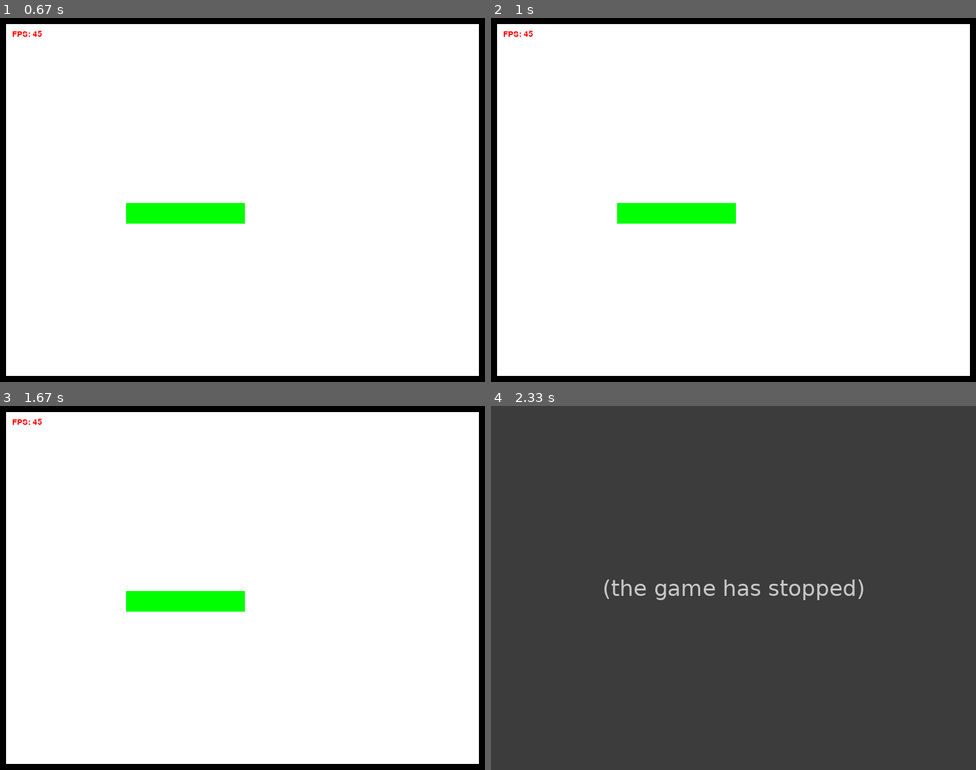
Above: before the commit, frames 1-4 (two rows, left to right).
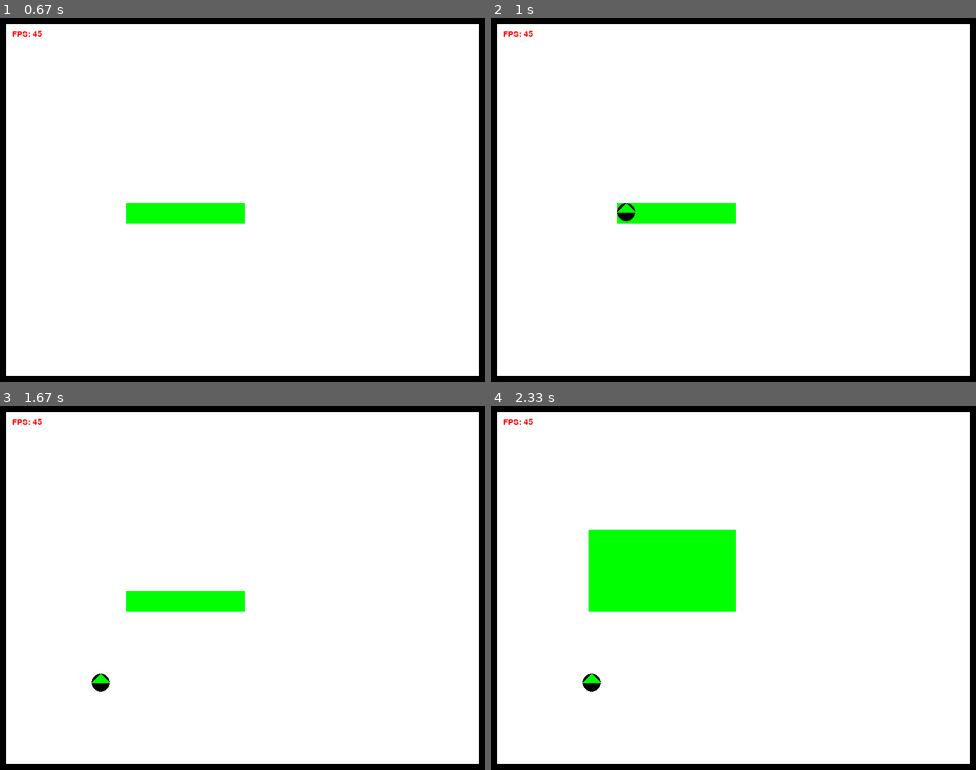
Above: after the commit, the same moments.

Repository: StatueFungus/VacuumCleanerSim
Game: pygame game, started from VacuumCleanerSim.py
The game is run twice, just before and just after one commit, with the same random seed, the same clock (stepped at 60 frames per second) and the same inputs.
Inputs (mouse positions are in pixels of both pictures, inside the frame that each line leads up to):
- Up to frame 1 (0.67 s): press the mouse at (242, 221) at 0.37 s; move the mouse to (184, 214) at 0.47 s; release the mouse at (126, 203) at 0.6 s
- Up to frame 2 (1 s): hold R from 0.67 s (still down); move the mouse to (583, 287) at 0.7 s
- Up to frame 3 (1.67 s): release R at 1.13 s; hold R 1.17-1.63 s; move the mouse to (145, 456) at 1.2 s
- Up to frame 4 (2.33 s): press the mouse at (733, 609) at 1.7 s; move the mouse to (660, 569) at 1.8 s; release the mouse at (588, 529) at 1.93 s; tap M at 2 s

Frame 1 is identical in both runs. In frame 2, less than 0.1% of the frame differs, in the area x 26-30%, y 50-56%; in frame 3, 0.1%; in frame 4, 100%, in the area x 0-100%, y 0-100%.
Error before the commit: AttributeError: 'NoneType' object has no attribute 'type' (RoomEnvironment.py line 20); the game stopped at 2 s (later frames are placeholders)

Commit message:
robot can be placed

Diff:
--- a/RoomEnvironment.py
+++ b/RoomEnvironment.py
@@ -1,6 +1,8 @@
 from events.EventType import EventType
 from events.ObstacleAdded import ObstacleAdded
+from events.RobotPlaced import RobotPlaced
 from sprite.Obstacle import Obstacle
+from sprite.Robot import Robot
 from utils.colorUtils import GREEN
 
 
@@ -16,9 +18,17 @@
 
         self.initialize_walls()
 
-    def update(self, event):
-        if event.type == EventType.OBSTACLE_DRAWN:
-            return self.handle_drawn_obstacle(event.drawn_obstacle)
+    def update(self, events):
+        new_events = []
+
+        for event in events:
+            if event is not None:
+                if event.type == EventType.OBSTACLE_DRAWN:
+                    new_events.append(self.handle_drawn_obstacle(event.drawn_obstacle))
+                if event.type == EventType.ROBOT_DRAWN:
+                    new_events.append(self.handle_drawn_robot(event.drawn_robot))
+
+        return new_events
 
     def initialize_walls(self):
         self.walls.append(Obstacle(0, 0, self.width, self.tile_size))
@@ -66,3 +76,15 @@
         # return ObstacleAdded event with clipped obstacle
         new_obstacle = Obstacle(x, y, width, height, GREEN)
         return ObstacleAdded(new_obstacle)
+
+    def handle_drawn_robot(self, robot):
+        x, y, diameter = robot[0], robot[1], robot[2]
+
+        if self.robot is not None:
+            self.robot.rect.x = x
+            self.robot.rect.y = y
+            return RobotPlaced(self.robot)
+
+        new_robot = Robot(x, y, diameter)
+        self.robot = new_robot
+        return RobotPlaced(new_robot)
--- a/VacuumCleanerSim.py
+++ b/VacuumCleanerSim.py
@@ -8,6 +8,7 @@
 from RoomEnvironment import RoomEnvironment
 from Visualizer import Visualizer
 from algorithm.AbstractCleaningAlgorithm import BaseCleaningAlgorithm
+from events.EventType import EventType
 from utils.Runmode import Runmode
 from utils.confUtils import CONF as conf
 from utils.confUtils import LOG as log
@@ -36,28 +37,24 @@
 
             new_events = []
             if self.run_mode == Runmode.BUILD:
-                obstacle_drawn_event = self.visualizer.get_obstacle_added_event()
-
-                if obstacle_drawn_event is not None:
-                    log.error(obstacle_drawn_event.drawn_obstacle)
-                    obstacle_added_event = self.environment.update(obstacle_drawn_event)
-                    if obstacle_added_event is not None:
-                        new_events.append(obstacle_added_event)
+                draw_events = self.visualizer.get_draw_events()
+                env_events = self.environment.update(draw_events)
+                new_events.extend(env_events)
 
                 self.visualizer.update(pygame_events=pygame_events, sim_events=new_events)
 
             elif self.run_mode == Runmode.SIM:
                 # get configuration change events from algorithm. It does not affect the environment directly
                 configuration_events = self.algorithm.update(self.environment)
-                new_events.append(configuration_events)
+                new_events.extend(configuration_events)
 
                 # apply configuration change event to the environment
                 # and retrieve environment changes like covered tiles
                 environment_events = self.environment.update(configuration_events)
-                new_events.append(environment_events)
+                new_events.extend(environment_events)
 
                 # update the visualizer with all new events
-                self.visualizer.update(new_events)
+                self.visualizer.update(sim_events=new_events)
 
             # save all events into the event stream. this could be useful for re-simulating ...
             self.event_stream.append(new_events)
--- a/Visualizer.py
+++ b/Visualizer.py
@@ -3,6 +3,7 @@
 
 from events.EventType import EventType
 from events.ObstacleDrawn import ObstacleDrawn
+from events.RobotDrawn import RobotDrawn
 from utils.Runmode import Runmode
 from utils.colorUtils import *
 from utils.confUtils import LOG as log
@@ -25,6 +26,9 @@
         self.tile_group = pygame.sprite.Group()
         # self.tile_group.add(env.tiles)
 
+        self.robot = None
+        self.robot_group = pygame.sprite.Group()
+
         self.wall_group = pygame.sprite.Group()
         self.wall_group.add(env.walls)
 
@@ -37,6 +41,9 @@
         self.temp_rectangle = None
         self.new_rectangle = None
 
+        # --- Temp robot tuple ---
+        self.temp_robot = None
+
     def update(self, sim_events=None, pygame_events=None):
         if sim_events is not None and len(sim_events) != 0:
             self.handle_sim_events(sim_events)
@@ -45,16 +52,13 @@
 
         self.draw()
 
-    def handle_sim_events(self, events):
-        for event in events:
-            if event.type == EventType.OBSTACLE_ADDED:
-                log.error("Add Obstacle")
-                self.obstacle_group.add(event.new_obstacle)
-            if event.type == EventType.TILE_COVERED:
-                self.tile_group.add(event.tile)
-
     def handle_pygame_events(self, events):
         for event in events:
+            if event.type == pygame.KEYDOWN:
+                if event.key == pygame.K_r:
+                    x, y = pygame.mouse.get_pos()
+                    diameter = conf["robot"]["diameter"]
+                    self.temp_robot = (x, y, diameter)
             if event.type == pygame.MOUSEBUTTONDOWN:
                 log.error("mouse down")
                 self.mouse_down = True
@@ -66,13 +70,30 @@
                 self.start_point = None
                 self.temp_rectangle = None
 
-    def get_obstacle_added_event(self):
+    def handle_sim_events(self, events):
+        for event in events:
+            if event.type == EventType.OBSTACLE_ADDED:
+                log.error("Add Obstacle")
+                self.obstacle_group.add(event.new_obstacle)
+            if event.type == EventType.ROBOT_PLACED:
+                log.error("Robot placed")
+                self.robot_group.add(event.placed_robot)
+            if event.type == EventType.TILE_COVERED:
+                self.tile_group.add(event.tile)
+
+    def get_draw_events(self):
+        events = []
+
         if self.new_rectangle is not None:
             ret = self.new_rectangle
             self.new_rectangle = None
-            return ObstacleDrawn(ret)
+            events.append(ObstacleDrawn(ret))
 
-        return None
+        if self.temp_robot is not None:
+            events.append(RobotDrawn(self.temp_robot))
+            self.temp_robot = None
+
+        return events
 
     def draw_temp_rectangle(self):
         if self.mouse_down:
@@ -99,10 +120,12 @@
         self.tile_group.update()
         self.wall_group.update()
         self.obstacle_group.update()
+        self.robot_group.update()
 
         self.tile_group.draw(self.screen)
         self.wall_group.draw(self.screen)
         self.obstacle_group.draw(self.screen)
+        self.robot_group.draw(self.screen)
 
         self.draw_temp_rectangle()
         self.draw_fps()
--- a/algorithm/AbstractCleaningAlgorithm.py
+++ b/algorithm/AbstractCleaningAlgorithm.py
@@ -11,4 +11,4 @@
 class BaseCleaningAlgorithm(AbstractCleaningAlgorithm):
 
     def update(self, env):
-        pass
+        return []
--- a/events/EventType.py
+++ b/events/EventType.py
@@ -5,4 +5,6 @@
     CONFIGURATION_CHANGED = 1
     OBSTACLE_ADDED = 2
     OBSTACLE_DRAWN = 3
-    TILE_COVERED = 4
+    ROBOT_DRAWN = 4
+    ROBOT_PLACED = 5
+    TILE_COVERED = 6
--- /dev/null
+++ b/events/RobotDrawn.py
@@ -0,0 +1,8 @@
+from events.EventType import EventType
+
+
+class RobotDrawn:
+    type = EventType.ROBOT_DRAWN
+
+    def __init__(self, drawn_robot):
+        self.drawn_robot = drawn_robot
--- /dev/null
+++ b/events/RobotPlaced.py
@@ -0,0 +1,8 @@
+from events.EventType import EventType
+
+
+class RobotPlaced:
+    type = EventType.ROBOT_PLACED
+
+    def __init__(self, placed_robot):
+        self.placed_robot = placed_robot
--- a/sprite/Robot.py
+++ b/sprite/Robot.py
@@ -1,10 +1,10 @@
 import pygame
 
-from utils.colorUtils import GREEN
+from utils.colorUtils import GREEN, BLACK
 
 
 class Robot(pygame.sprite.Sprite):
-    def __init__(self, x, y, diameter, color):
+    def __init__(self, x, y, diameter, color=BLACK):
         super().__init__()
         self.image = pygame.Surface([diameter * 2, diameter * 2], pygame.SRCALPHA)
         pygame.draw.circle(self.image, color, (diameter, diameter), diameter)
